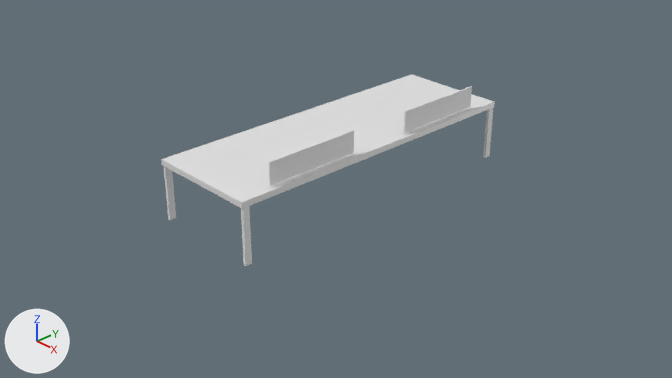
Renders of the Blender file models/Desks/lab_desk.blend from each side of a commit.
Before and after are seen from the file's camera 'Camera'. The lights are fixed; the arrows at lower left show +X, +Y and +Z.

Script lines for the objects in view, before the commit:
```python
ob_cube = bpy.data.objects.new('Cube', me_cube)
ob_cube.location = (0.077, 0.0, 0.713)
ob_cube.scale = (0.702, 2.0, 0.0345)
ob_cube_001 = bpy.data.objects.new('Cube.001', me_cube_001)
ob_cube_001.location = (0.755, 1.946, 0.367)
ob_cube_001.scale = (-0.0187, -0.0407, 0.357)
ob_cube_002 = bpy.data.objects.new('Cube.002', me_cube_002)
ob_cube_002.location = (0.755, -1.942, 0.367)
ob_cube_002.scale = (-0.0187, -0.0407, 0.357)
ob_cube_003 = bpy.data.objects.new('Cube.003', me_cube_003)
ob_cube_003.location = (-0.6, -1.942, 0.367)
ob_cube_003.scale = (-0.0187, -0.0407, 0.357)
ob_cube_005 = bpy.data.objects.new('Cube.005', me_cube_005)
ob_cube_005.location = (0.712, -0.997, 0.903)
ob_cube_005.scale = (0.0103, 0.592, 0.132)
ob_cube_006 = bpy.data.objects.new('Cube.006', me_cube_006)
ob_cube_006.location = (0.712, 1.0, 0.903)
ob_cube_006.scale = (0.0103, 0.592, 0.132)
```
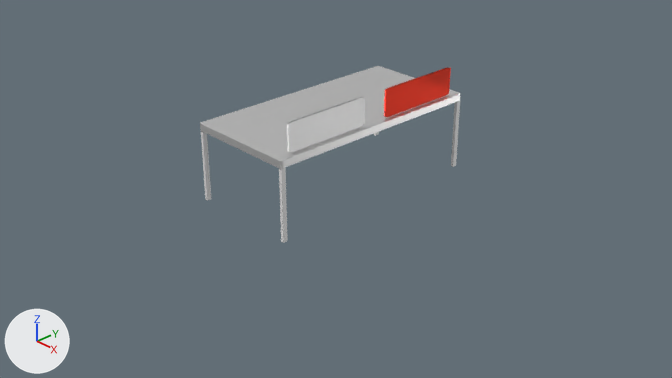
The change, as a list of edits to the scene's bpy script:
```text
Change mat_material:
    where n0 = _N.new('ShaderNodeOutputMaterial'); n0.name = 'Material Output'
    remove n1 = _N.new('ShaderNodeBsdfPrincipled'); n1.name = 'Principled BSDF'
    remove n1.distribution = 'GGX'
    remove n1.subsurface_method = 'RANDOM_WALK_SKIN'
    remove n1.inputs[2].default_value = 0.4  # 'Roughness'
    remove _L.new(n1.outputs[0], n0.inputs[0])  # 'BSDF' to 'Surface'
    add n2 = _N.new('ShaderNodeBsdfAnisotropic'); n2.name = 'Glossy BSDF'
    add n2.distribution = 'GGX'
    add n2.inputs[0].default_value = (1.0, 1.0, 1.0, 1.0)  # 'Color', white #ffffff
    add n2.inputs[1].default_value = 0.471  # 'Roughness'
    add _L.new(n2.outputs[0], n0.inputs[0])  # 'BSDF' to 'Surface'
Add mat_material_001:
    mat_material_001 = bpy.data.materials.new('Material.001')
    mat_material_001.use_nodes = True; mat_material_001.node_tree.nodes.clear()
    _N = mat_material_001.node_tree.nodes; _L = mat_material_001.node_tree.links
    n0 = _N.new('ShaderNodeOutputMaterial'); n0.name = 'Material Output'
    n1 = _N.new('ShaderNodeBsdfGlass'); n1.name = 'Glass BSDF'
    n1.distribution = 'BECKMANN'
    n1.inputs[0].default_value = (1.0, 0.237, 0.169, 1.0)  # 'Color', red #ff8672
    n1.inputs[1].default_value = 0.4  # 'Roughness'
    n1.inputs[2].default_value = 1.25  # 'IOR'
    _L.new(n1.outputs[0], n0.inputs[0])  # 'BSDF' to 'Surface'
Add mat_material_002:
    mat_material_002 = bpy.data.materials.new('Material.002')
    mat_material_002.use_nodes = True; mat_material_002.node_tree.nodes.clear()
    _N = mat_material_002.node_tree.nodes; _L = mat_material_002.node_tree.links
    n0 = _N.new('ShaderNodeOutputMaterial'); n0.name = 'Material Output'
    n1 = _N.new('ShaderNodeBsdfGlass'); n1.name = 'Glass BSDF'
    n1.distribution = 'BECKMANN'
    n1.inputs[1].default_value = 0.4  # 'Roughness'
    n1.inputs[2].default_value = 1.45  # 'IOR'
    _L.new(n1.outputs[0], n0.inputs[0])  # 'BSDF' to 'Surface'
Change me_cube_005:
    where me_cube_005.from_pydata(...)  # 8 vertices, 6 faces; spans x -1.0..1.0, y -1.0..1.0, z -1.0..1.0
    add me_cube_005.materials.append(mat_material_002)
Change me_cube_006:
    where me_cube_006.from_pydata(...)  # 8 vertices, 6 faces; spans x -1.0..1.0, y -1.0..1.0, z -1.0..1.0
    add me_cube_006.materials.append(mat_material_001)
Change ob_cube:
    ob_cube.location: (0.077, 0.0, 0.713) -> (0.0, 0.0, 0.943)
    ob_cube.scale: (0.702, 2.0, 0.0345) -> (0.702, 1.43, 0.045)
Change ob_cube_001:
    ob_cube_001.location: (0.755, 1.946, 0.367) -> (0.678, 1.388, 0.492)
    ob_cube_001.scale: (-0.0187, -0.0407, 0.357) -> (-0.0187, -0.0291, 0.465)
Change ob_cube_002:
    ob_cube_002.location: (0.755, -1.942, 0.367) -> (0.678, -1.386, 0.492)
    ob_cube_002.scale: (-0.0187, -0.0407, 0.357) -> (-0.0187, -0.0291, 0.465)
Change ob_cube_003:
    ob_cube_003.location: (-0.6, -1.942, 0.367) -> (-0.677, -1.386, 0.492)
    ob_cube_003.scale: (-0.0187, -0.0407, 0.357) -> (-0.0187, -0.0291, 0.465)
Change ob_cube_005:
    ob_cube_005.location: (0.712, -0.997, 0.903) -> (0.635, -0.713, 1.172)
    ob_cube_005.scale: (0.0103, 0.592, 0.132) -> (0.0103, 0.55, 0.171)
Change ob_cube_006:
    ob_cube_006.location: (0.712, 1.0, 0.903) -> (0.635, 0.713, 1.172)
    ob_cube_006.scale: (0.0103, 0.592, 0.132) -> (0.0103, 0.55, 0.171)
```

What differs and where, as boxes (x1, y1, x2, y2) in the pictures (672 x 378 px):
'Cube', recoloured, moved, rescaled (22% narrower, 24% shorter)
    before: (161, 74, 495, 209)
    after: (200, 66, 461, 169)
'Cube.005', recoloured, moved, rescaled (9% narrower)
    before: (268, 130, 354, 186)
    after: (287, 97, 365, 153)
'Cube.006', recoloured, moved, rescaled
    before: (403, 86, 472, 133)
    after: (384, 68, 451, 117)
'Cube.002', moved, rescaled (25% narrower, 26% taller)
    before: (241, 206, 252, 266)
    after: (279, 167, 287, 243)
'Cube.003', moved, rescaled (15% narrower, 29% taller)
    before: (164, 166, 176, 220)
    after: (201, 131, 211, 201)
'Cube.001', moved, rescaled (41% taller)
    before: (483, 108, 493, 158)
    after: (451, 96, 461, 167)
